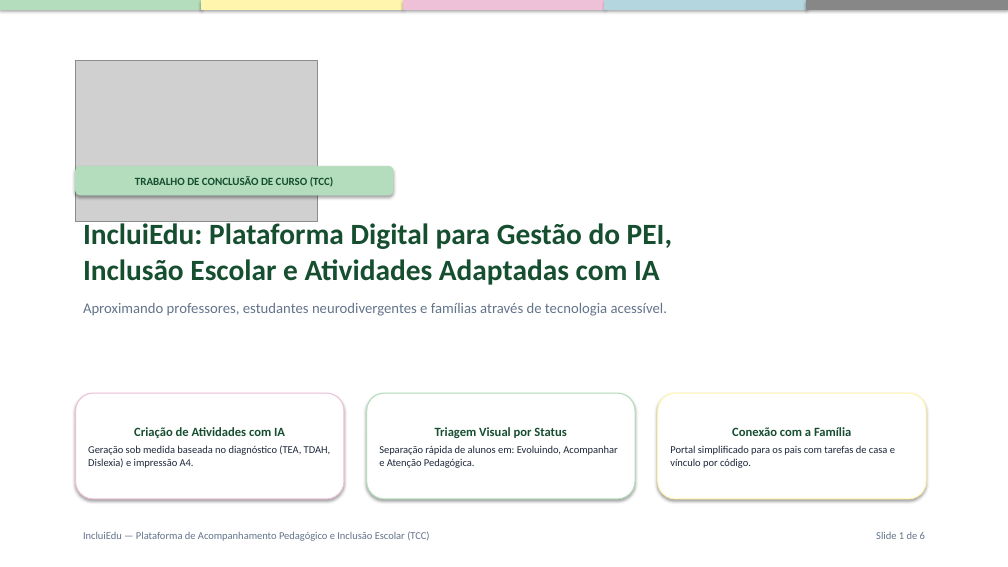
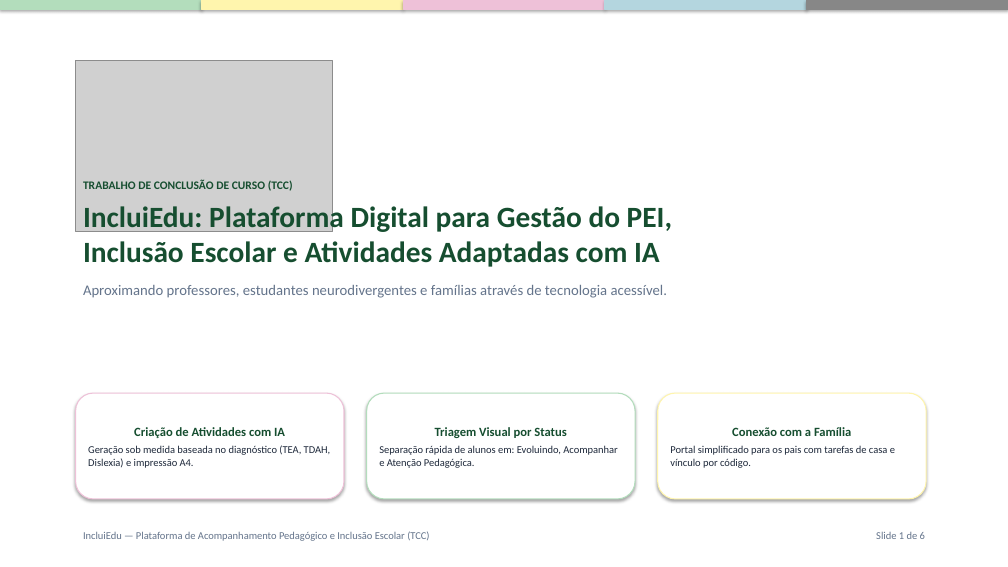
Before and after one commit to PedroFonsecac137/tccfacul, a slide deck: slide 1 of docs/APRESENTACAO_TCC_INCLUIEDU.pptx. Drawn at 1008x567 pixels with LibreOffice and Linux fonts; fonts in the diff are those of the drawing; grey boxes stand for pictures. Boxes give left, top, right and bottom in pixels: in the first picture for what was removed or moved away, otherwise in the second. Text is boxed around its words. In the diff, an @@ line names an element or a change of style, - is before the commit and + after.

```diff
--- a/docs/APRESENTACAO_TCC_INCLUIEDU.pptx
+++ b/docs/APRESENTACAO_TCC_INCLUIEDU.pptx
@@ picture: place and size @@
-picture at [76, 60, 318, 222]
+picture at [76, 60, 333, 231]
@@ text "TRABALHO DE CONCLUSÃO DE CURSO ...": place and size @@
-text "TRABALHO DE CONCLUSÃO DE CURSO ..." at [83, 220, 672, 316]
+text "TRABALHO DE CONCLUSÃO DE CURSO ..." at [83, 179, 672, 298]
@@ rounded rectangle removed at [76, 166, 393, 195] @@
-TRABALHO DE CONCLUSÃO DE CURSO (TCC)
@@ text at [83, 179, 293, 191]: paragraph added @@
+TRABALHO DE CONCLUSÃO DE CURSO (TCC)
@@ text at [83, 202, 672, 234]: more space between paragraphs @@
```
Also in this commit, not shown: 1 other slide changed, 1 other file.
